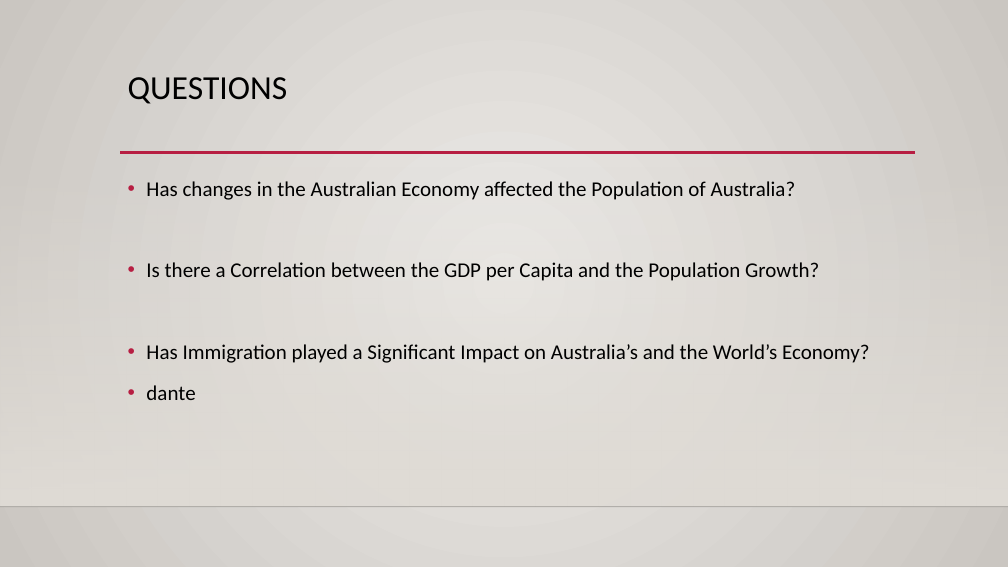
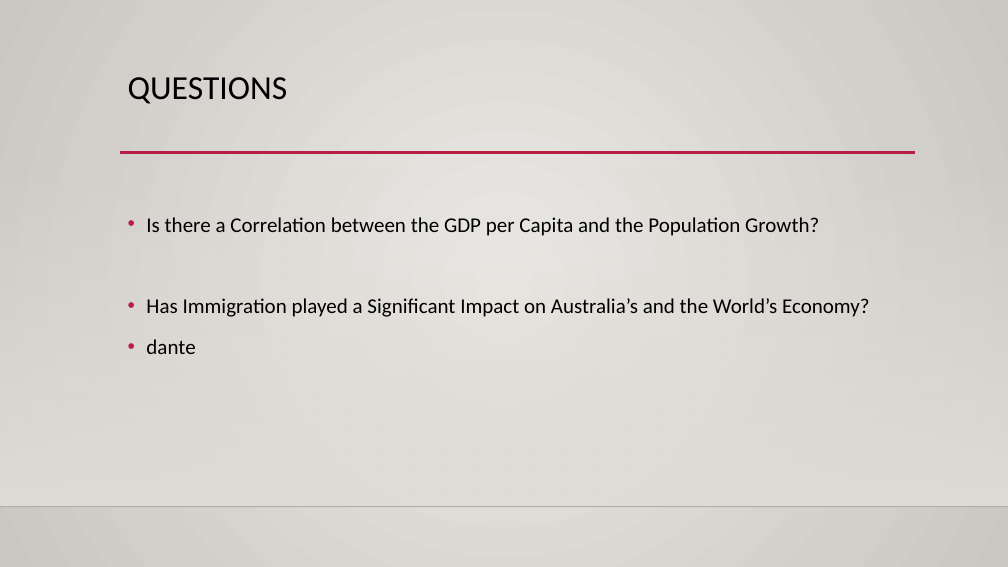
Before and after one commit to Lopokoiyit/PROJECT_ONE, a slide deck: slide 5 of Final Powerpoint_Radhika.pptx. Drawn at 1008x567 pixels with LibreOffice and Linux fonts; fonts in the diff are those of the drawing; background and template pictures are left out. Boxes give left, top, right and bottom in pixels: in the first picture for what was removed or moved away, otherwise in the second. Text is boxed around its words. In the diff, an @@ line names an element or a change of style, - is before the commit and + after.

```diff
--- a/Final Powerpoint_Radhika.pptx
+++ b/Final Powerpoint_Radhika.pptx
@@ text at (146, 181, 796, 200): paragraph removed @@
-• Has changes in the Australian Economy affected the Population of Australia?
```
Also in this commit, not shown: 4 other slides changed, 1 slide removed.
